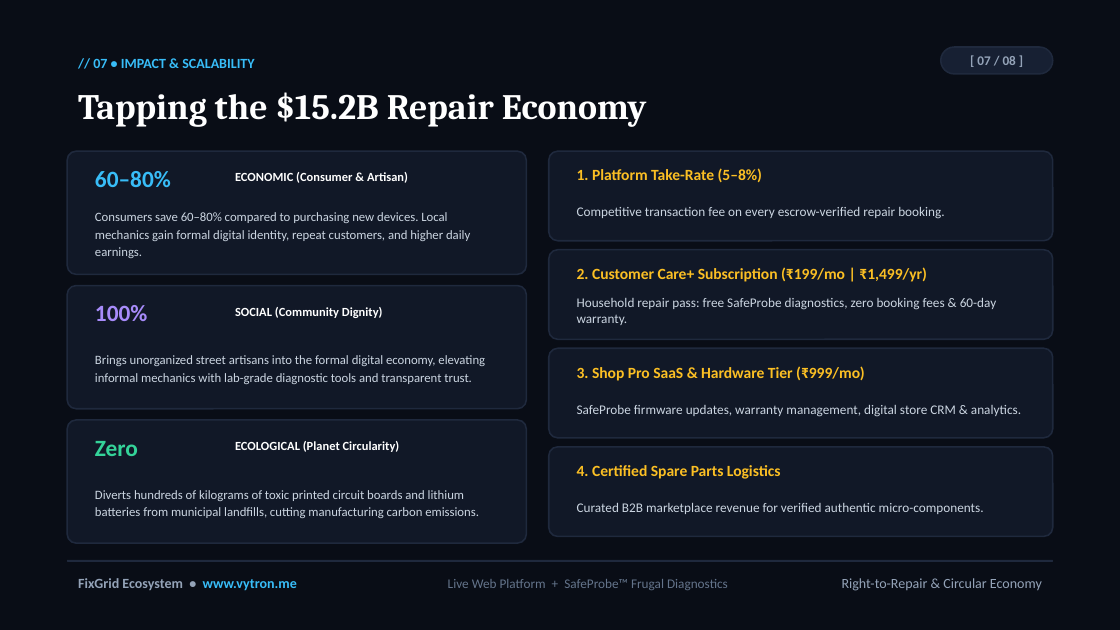
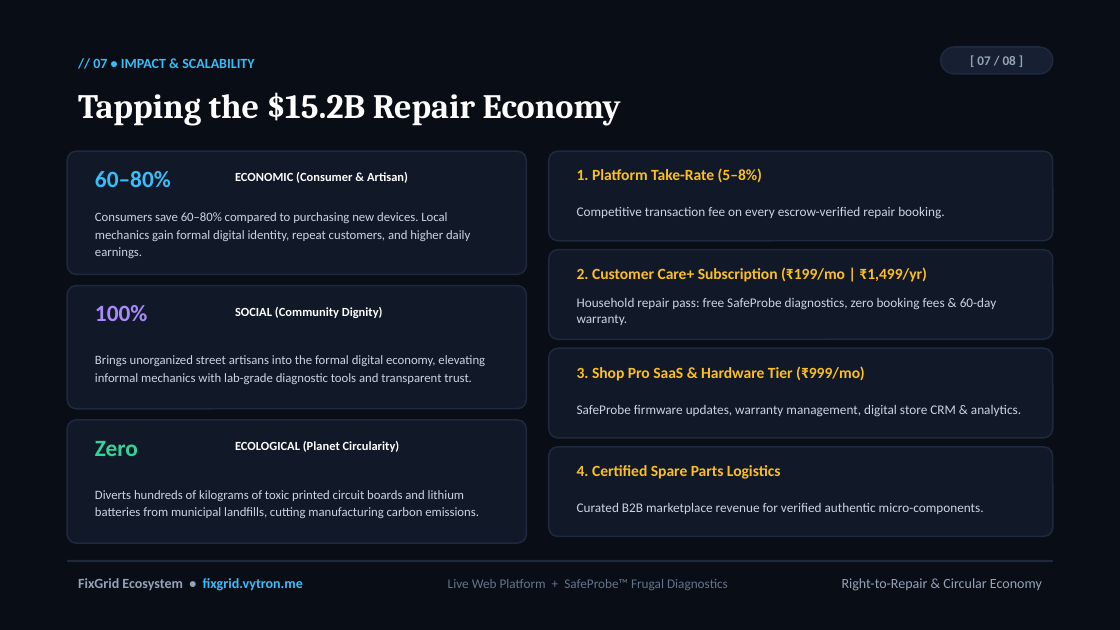
Before and after one commit to rishitjindal2011/FixGrid, a slide deck: slide 7 of FixGrid_Innovation_Presentation.pptx. Drawn at 1120x630 pixels with LibreOffice and Linux fonts; fonts in the diff are those of the drawing. Boxes give left, top, right and bottom in pixels: in the first picture for what was removed or moved away, otherwise in the second. Text is boxed around its words. In the diff, an @@ line names an element or a change of style, - is before the commit and + after.

```diff
--- a/FixGrid_Innovation_Presentation.pptx
+++ b/FixGrid_Innovation_Presentation.pptx
@@ text "Tapping the $15.2B Repair Economy" at [78,92,621,126]: size 23 to 22 pt @@
@@ text at [78,578,303,591]: text changed @@
-FixGrid Ecosystem • www.vytron.me
+FixGrid Ecosystem • fixgrid.vytron.me
```
Also in this commit, not shown: 6 other slides changed, 1 slide added, 1 slide removed, 11 other files.
